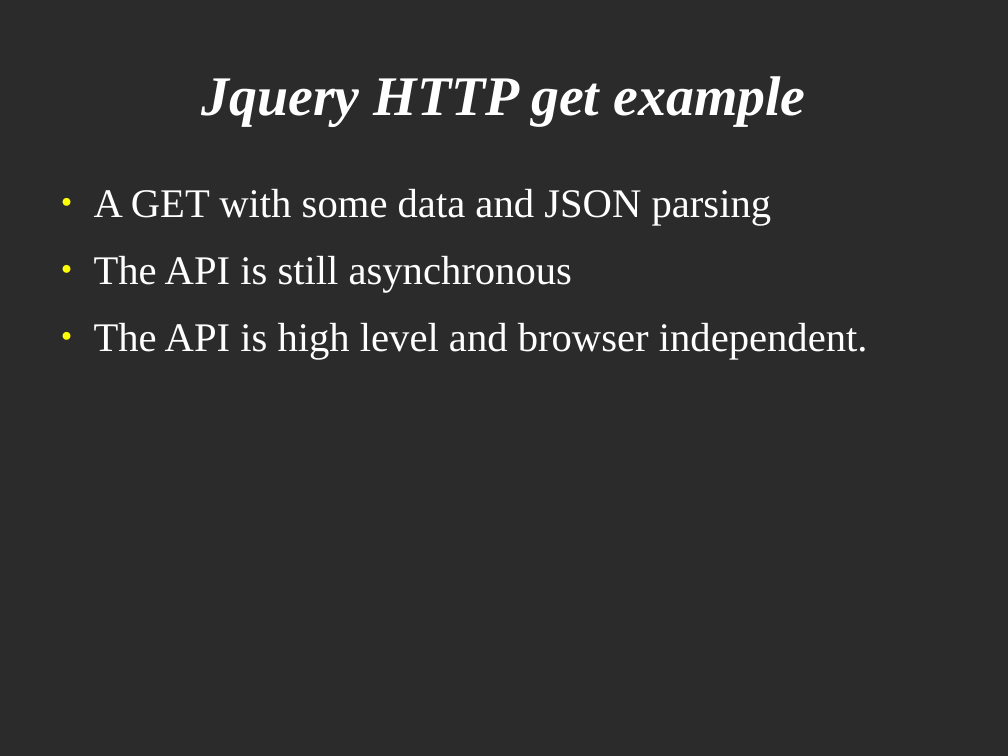
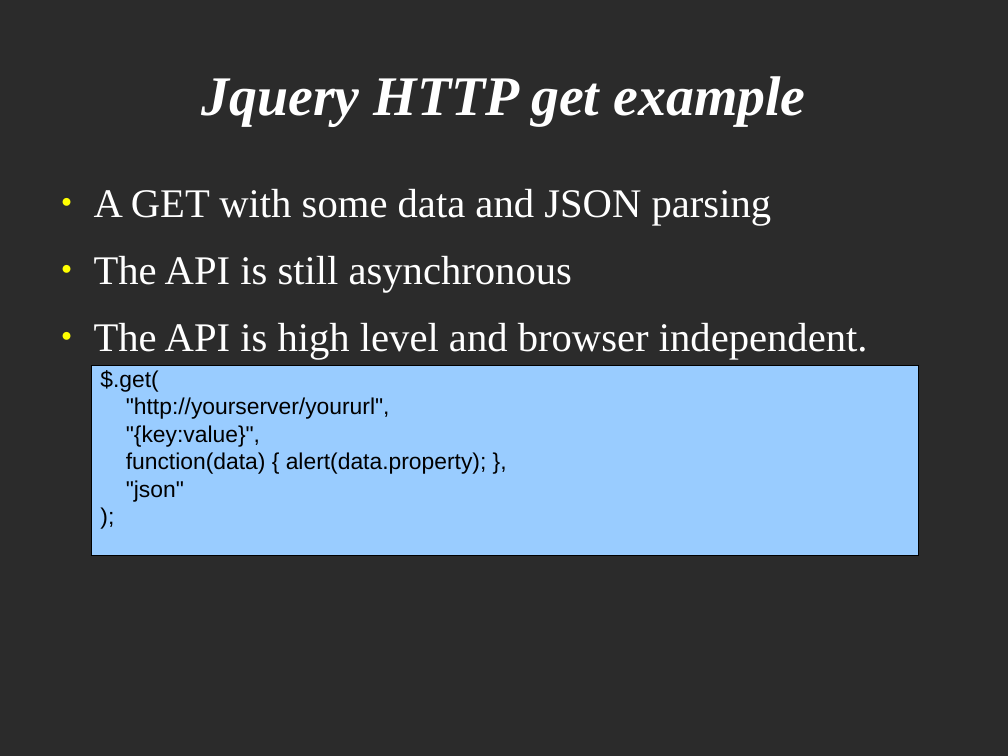
Before and after one commit to veltzer/demos, a slide deck: slide 28 of javascript/jquery/jquery.odp (slide 18 before the commit). Drawn at 1008x756 pixels with LibreOffice and Linux fonts; fonts in the diff are those of the drawing; background and template pictures are left out; a plain dark background stands for a picture behind light text. Boxes give left, top, right and bottom in pixels: in the first picture for what was removed or moved away, otherwise in the second. Text is boxed around its words. In the diff, an @@ line names an element or a change of style, - is before the commit and + after.

```diff
--- a/javascript/jquery/jquery.odp
+++ b/javascript/jquery/jquery.odp
@@ rectangle added at bbox=[91, 366, 918, 555], fill #99CCFF, outline #000000 0 pt, 18 pt, text #000000 @@
+$.get(
+"http://yourserver/yoururl",
+"{key:value}",
+function(data) { alert(data.property); },
+"json"
+);
```
Also in this commit, not shown: 4 other slides changed, 14 slides added, 1 slide removed.
